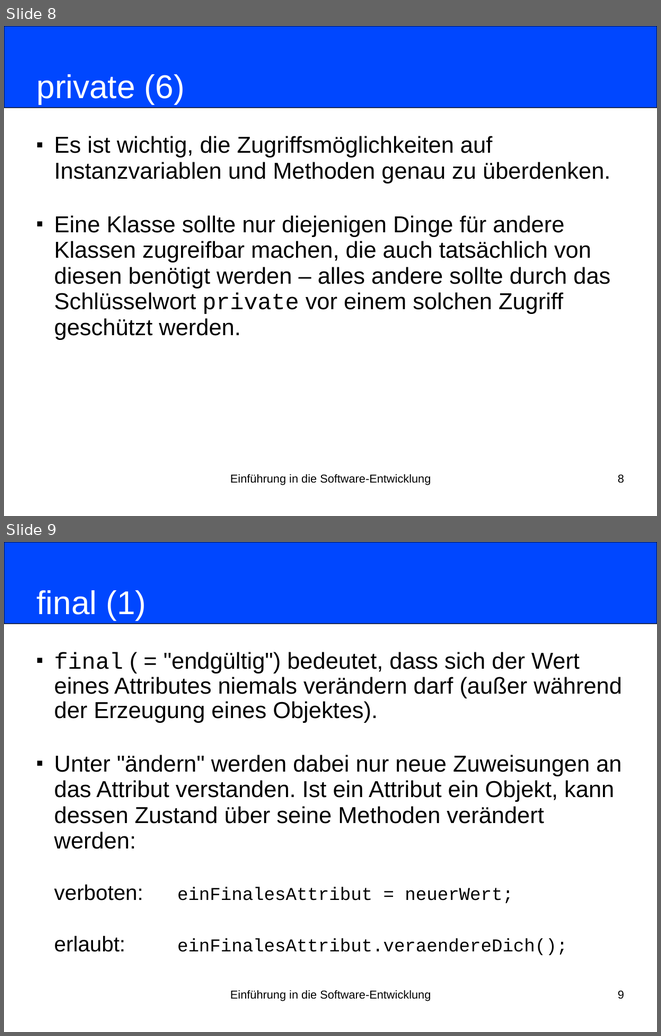
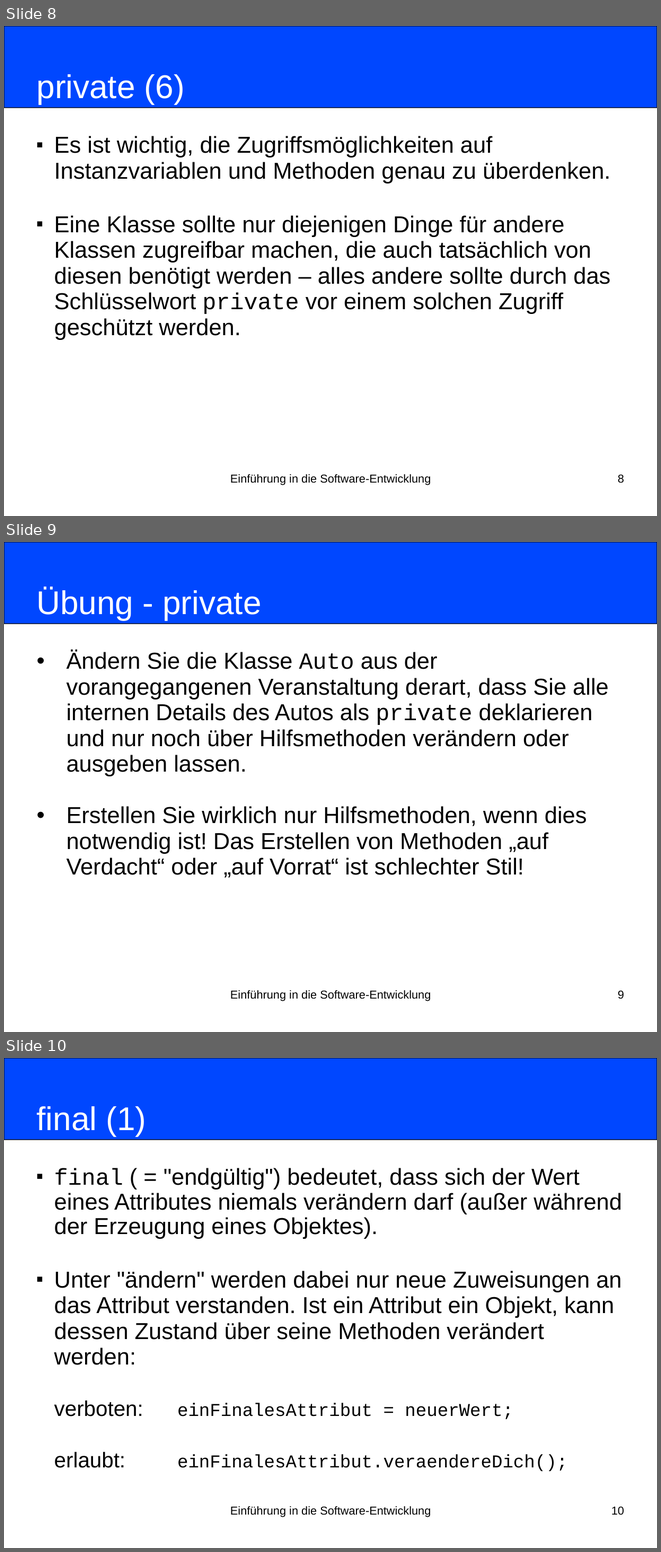
Before and after one commit to nordakademie-einfuehrung-java/vorlesungsskript, a slide deck: folien/Semester_03_Termin_08_Kapitel07.pptx. Shown one above the other, each under a label of ours: slides 8 and 9 before the commit, slides 8, 9 and 10 after it. The pictures are 661x1036 and 661x1552 pixels, drawn with LibreOffice and Linux fonts; fonts in the diff are those of the drawing. Boxes give left, top, right and bottom in pixels: in the first picture for what was removed or moved away, otherwise in the second. Text is boxed around its words. In the diff, an @@ line names an element or a change of style, - is before the commit and + after.

Commit message:
uebung fuer private ergaenzt

```diff
--- a/folien/Semester_03_Termin_08_Kapitel07.pptx
+++ b/folien/Semester_03_Termin_08_Kapitel07.pptx
@@ slide 9 added at (4, 542, 657, 1032), background #FFFFFF @@
@@ rounded rectangle added at (4, 542, 657, 624), fill #0047FF, outline #000000 0.75 pt @@
@@ title added at (37, 588, 261, 620), 40 pt, text #FFFFFF @@
+Übung - private
@@ subtitle added at (67, 650, 609, 877), 28 pt, text #000000 @@
+• Ändern Sie die Klasse Auto aus der vorangegangenen Veranstaltung derart, dass Sie alle internen Details des Autos als private deklarieren und nur noch über Hilfsmethoden verändern oder ausgeben lassen.
+• Erstellen Sie wirklich nur Hilfsmethoden, wenn dies notwendig ist! Das Erstellen von Methoden „auf Verdacht“ oder „auf Vorrat“ ist schlechter Stil!
@@ text added at (230, 990, 431, 1000), 14 pt, text #000000 @@
+Einführung in die Software-Entwicklung
@@ page number added at (618, 990, 624, 999), 14 pt, text #000000 @@
+9
@@ what was slide 9 is now slide 10 @@
@@ page number at (611, 1506, 624, 1515): text changed @@
-9
+10
```
Also in this commit, not shown: 2 slides changed.
